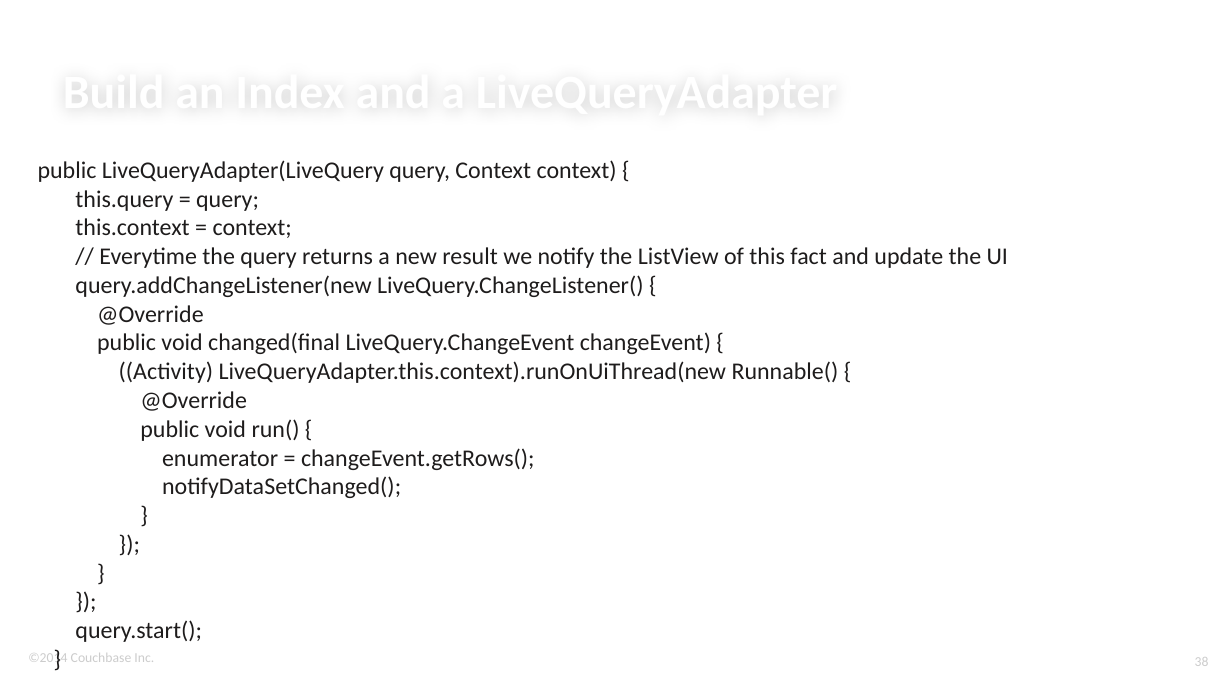
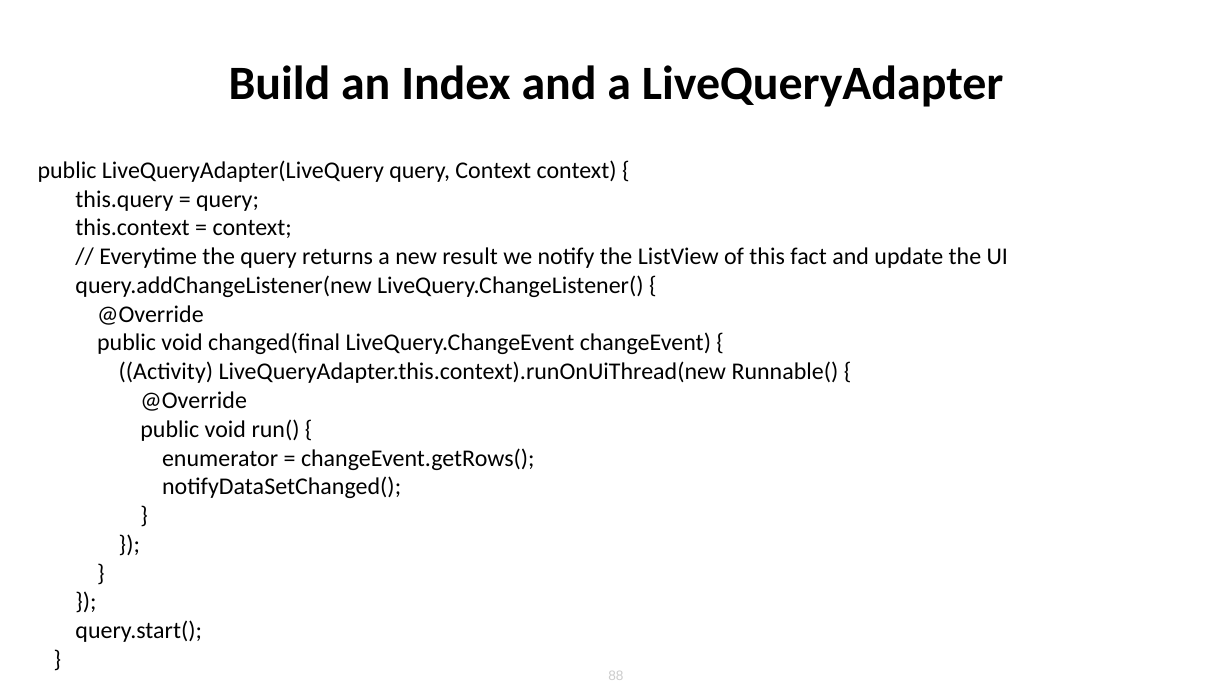
Before and after one commit to ldoguin/couchbase-mobile-android-workshop, a slide deck: slide 88 of AndroidWorkshopMasterDetailFlow.pptx (slide 38 before the commit). Drawn at 1232x693 pixels with LibreOffice and Linux fonts; fonts in the diff are those of the drawing; background and template pictures are left out. Boxes give left, top, right and bottom in pixels: in the first picture for what was removed or moved away, otherwise in the second. Text is boxed around its words. In the diff, an @@ line names an element or a change of style, - is before the commit and + after.

```diff
--- a/AndroidWorkshopMasterDetailFlow.pptx
+++ b/AndroidWorkshopMasterDetailFlow.pptx
@@ title "Build an Index and a ...": place and size @@
-title "Build an Index and a ..." at bbox=[63, 2, 1141, 118]
+title "Build an Index and a ..." at bbox=[229, 65, 1004, 107]
@@ title "Build an Index and a ..." at bbox=[229, 65, 1004, 107]: text colour #FFFFFF to #000000; alignment left to centre; vertical alignment bottom to middle @@
@@ text "public LiveQueryAdapter(LiveQuery query, Context context) ..." at bbox=[38, 160, 1008, 642]: text colour #1E1C1C to #000000 @@
@@ text removed at bbox=[28, 650, 154, 666] @@
-©2014 Couchbase Inc.
@@ page number removed at bbox=[1195, 657, 1209, 666] @@
-38
@@ page number added at bbox=[608, 671, 623, 680], 8 pt, text #CCCCCC @@
+88
```
Also in this commit, not shown: 27 other slides changed, 58 slides added, 8 slides removed.
